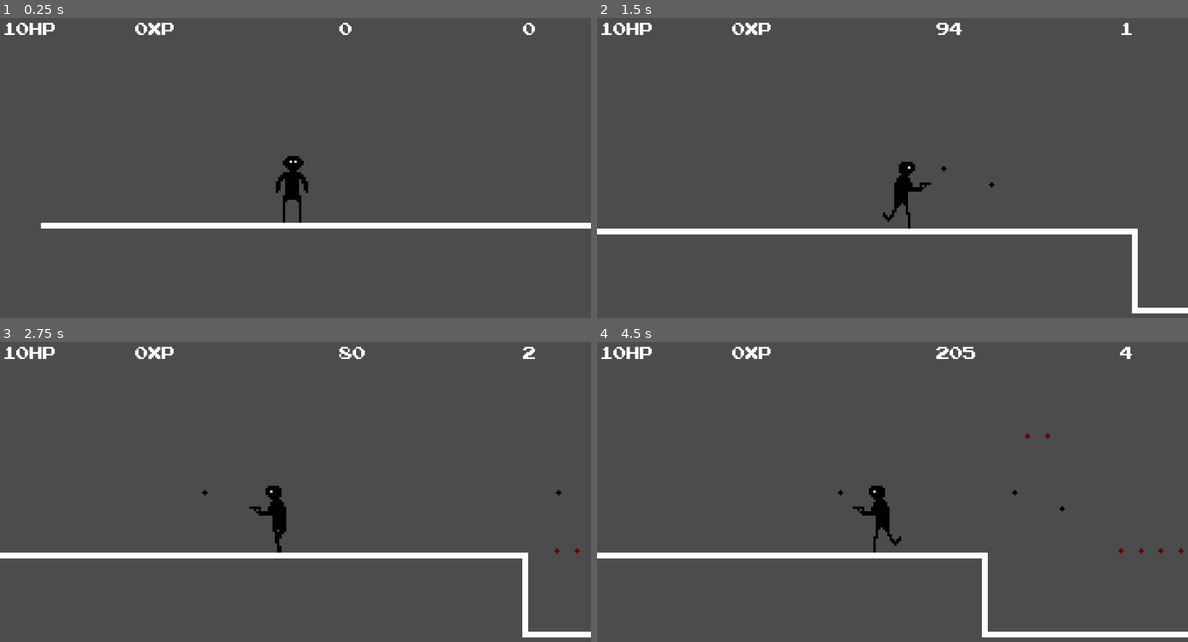
Above: before the commit, frames 1-4 (two rows, left to right).
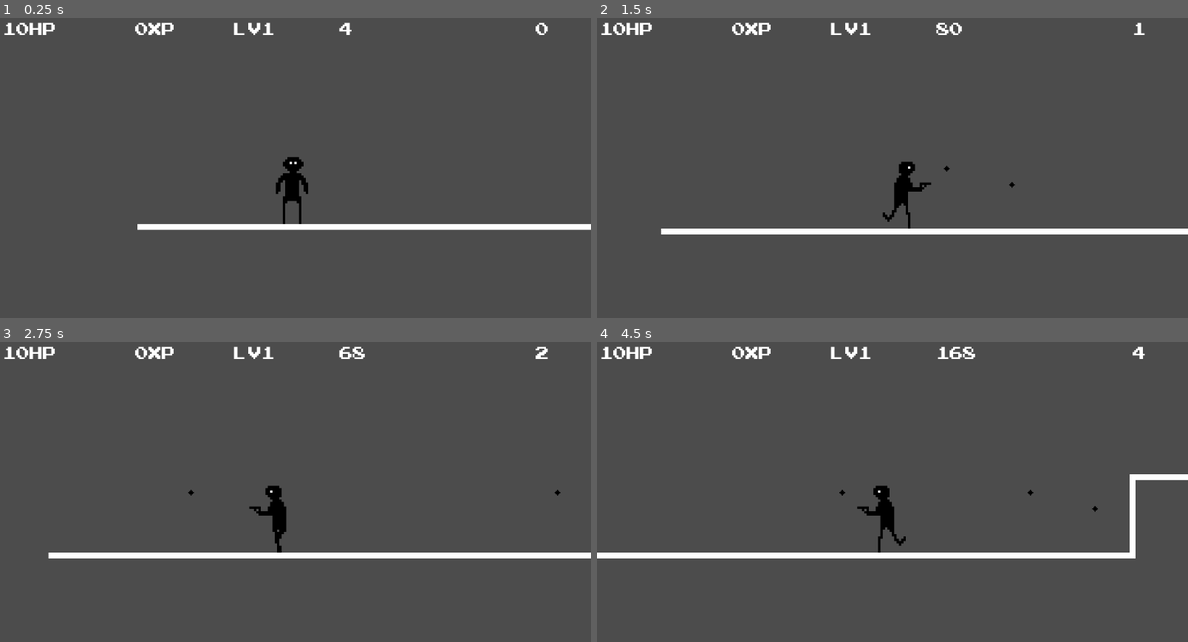
Above: after the commit, the same moments.

Repository: Denhonator/RandomPlatformer
Game: Godot game, scene res://2D.tscn
Two runs of this game, one before a commit and one after it. Both use one fixed random seed, a clock stepped at 60 frames per second and the inputs below.
Inputs:
- Up to frame 1 (0.25 s): no input
- Up to frame 2 (1.5 s): tap Enter at 0.5 s; hold Right (right) from 0.53 s (still down); tap X (attack) at 0.6, 1.35 s; tap Z (jump) at 0.77 s
- Up to frame 3 (2.75 s): tap Z (jump) at 1.52 s; release Right (right) at 2.03 s; hold Left (left) from 2.03 s (still down); tap X (attack) at 2.1 s
- Up to frame 4 (4.5 s): release Left (left) at 2.78 s; hold Right (right) 2.78-4.28 s; tap X (attack) at 2.85, 3.6, 4.35 s; tap Z (jump) at 3.02, 3.77 s; hold Left (left) from 4.28 s (still down)

The runs differ from the first frame. In frame 1, 1.4% of the frame differs, in the area x 6-100%, y 1-71%; in frame 2, 1.1%; in frame 3, 1.2%; in frame 4, 2.8%, in the area x 39-100%, y 1-99%.

Commit message:
Levels, improved enemies

Diff:
--- /dev/null
+++ b/2D.gd
@@ -0,0 +1,17 @@
+extends Node
+
+onready var player = get_node("Player/Body")
+onready var platform = get_node("Level/Platform")
+
+func _on_Area2D_body_entered(body):
+	if body.get_name()=="Body":
+		platform.level+=1
+		find_node("GUI").level.text = "LV"+String(platform.level)
+		player.position = Vector2(0,0)
+		player.projs = 0
+		platform.Reset()
+		for n in platform.get_parent().get_children():
+			if n!=platform:
+				n.queue_free()
+		for p in get_node("Projectiles").get_children():
+			p.queue_free()
--- a/2D.tscn
+++ b/2D.tscn
@@ -1,17 +1,19 @@
-[gd_scene load_steps=8 format=2]
-
-[ext_resource path="res://GUI.gd" type="Script" id=1]
-[ext_resource path="res://ARCADECLASSIC.TTF" type="DynamicFontData" id=2]
-[ext_resource path="res://PistolGuy.gd" type="Script" id=3]
-[ext_resource path="res://character.png" type="Texture" id=4]
-[ext_resource path="res://StaticBody2D.gd" type="Script" id=5]
+[gd_scene load_steps=11 format=2]
+
+[ext_resource path="res://2D.gd" type="Script" id=1]
+[ext_resource path="res://GUI.gd" type="Script" id=2]
+[ext_resource path="res://ARCADECLASSIC.TTF" type="DynamicFontData" id=3]
+[ext_resource path="res://PistolGuy.gd" type="Script" id=4]
+[ext_resource path="res://character.png" type="Texture" id=5]
+[ext_resource path="res://StaticBody2D.gd" type="Script" id=6]
+[ext_resource path="res://goal.png" type="Texture" id=7]
 
 [sub_resource type="DynamicFont" id=1]
 
 size = 42
 use_mipmaps = false
 use_filter = false
-font_data = ExtResource( 2 )
+font_data = ExtResource( 3 )
 _sections_unfolded = [ "Extra Spacing", "Font", "Settings" ]
 
 [sub_resource type="RectangleShape2D" id=2]
@@ -19,7 +21,14 @@
 custom_solver_bias = 0.0
 extents = Vector2( 8, 29 )
 
+[sub_resource type="RectangleShape2D" id=3]
+
+custom_solver_bias = 0.0
+extents = Vector2( 15.3591, 31.6588 )
+
 [node name="Main" type="Node" index="0"]
+
+script = ExtResource( 1 )
 
 [node name="GUI" type="CanvasLayer" parent="." index="0"]
 
@@ -74,7 +83,29 @@
 max_lines_visible = -1
 _sections_unfolded = [ "Rect", "custom_fonts" ]
 
-[node name="Distance" type="Label" parent="GUI" index="2"]
+[node name="Level" type="Label" parent="GUI" index="2"]
+
+anchor_left = 0.0
+anchor_top = 0.0
+anchor_right = 0.0
+anchor_bottom = 0.0
+margin_left = 407.0
+margin_right = 591.0
+margin_bottom = 44.0
+rect_pivot_offset = Vector2( 0, 0 )
+rect_clip_content = false
+mouse_filter = 2
+mouse_default_cursor_shape = 0
+size_flags_horizontal = 1
+size_flags_vertical = 4
+custom_fonts/font = SubResource( 1 )
+text = "LV1"
+percent_visible = 1.0
+lines_skipped = 0
+max_lines_visible = -1
+_sections_unfolded = [ "Rect", "custom_fonts" ]
+
+[node name="Distance" type="Label" parent="GUI" index="3"]
 
 anchor_left = 0.0
 anchor_top = 0.0
@@ -96,14 +127,14 @@
 max_lines_visible = -1
 _sections_unfolded = [ "Rect", "custom_fonts" ]
 
-[node name="Time" type="Label" parent="GUI" index="3"]
-
-anchor_left = 0.0
-anchor_top = 0.0
-anchor_right = 0.0
-anchor_bottom = 0.0
-margin_left = 906.0
-margin_right = 998.0
+[node name="Time" type="Label" parent="GUI" index="4"]
+
+anchor_left = 0.0
+anchor_top = 0.0
+anchor_right = 0.0
+anchor_bottom = 0.0
+margin_left = 928.0
+margin_right = 1020.0
 margin_bottom = 44.0
 rect_pivot_offset = Vector2( 0, 0 )
 rect_clip_content = false
@@ -120,20 +151,24 @@
 
 [node name="Player" type="Node2D" parent="." index="1"]
 
+position = Vector2( 4.90564, 231.695 )
+_sections_unfolded = [ "Transform" ]
+
+[node name="Body" type="KinematicBody2D" parent="Player" index="0"]
+
 editor/display_folded = true
-_sections_unfolded = [ "Transform" ]
-
-[node name="Body" type="KinematicBody2D" parent="Player" index="0"]
-
-editor/display_folded = true
-position = Vector2( 0, 228.021 )
 input_pickable = false
 collision_layer = 2
 collision_mask = 1
 collision/safe_margin = 0.08
-script = ExtResource( 3 )
+script = ExtResource( 4 )
 _sections_unfolded = [ "Collision", "Transform", "Visibility" ]
 AI = null
+maxSpeed = 40
+shotSpeed = 3.0
+damage = 1.0
+health = 10
+shotCooldown = 0.4
 
 [node name="CollisionShape2D" type="CollisionShape2D" parent="Player/Body" index="0"]
 
@@ -208,13 +243,11 @@
 
 [node name="Level" type="Node2D" parent="." index="2"]
 
-editor/display_folded = true
-position = Vector2( 130.453, 96.5083 )
+position = Vector2( -128.99, 263.293 )
+_sections_unfolded = [ "Transform" ]
 
 [node name="Platform" type="StaticBody2D" parent="Level" index="0"]
 
-editor/display_folded = true
-position = Vector2( -347.754, 161.955 )
 input_pickable = false
 collision_layer = 1
 collision_mask = 1
@@ -249,10 +282,35 @@
 
 [node name="VisibilityNotifier2D" type="VisibilityNotifier2D" parent="Level/Platform" index="2"]
 
-position = Vector2( 510.262, 3.08005 )
-rect = Rect2( -5, -5, 10, 10 )
+position = Vector2( 510.042, 3.12689 )
+rect = Rect2( -40, -40, 80, 80 )
+_sections_unfolded = [ "Transform" ]
+
+[node name="Area2D" type="Area2D" parent="Level/Platform/VisibilityNotifier2D" index="0"]
+
+editor/display_folded = true
+position = Vector2( -16.0009, -35.0255 )
+input_pickable = true
+gravity_vec = Vector2( 0, 1 )
+gravity = 98.0
+linear_damp = 0.1
+angular_damp = 1.0
+audio_bus_override = false
+audio_bus_name = "Master"
+_sections_unfolded = [ "Transform" ]
+
+[node name="CollisionShape2D" type="CollisionShape2D" parent="Level/Platform/VisibilityNotifier2D/Area2D" index="0"]
+
+shape = SubResource( 3 )
+_sections_unfolded = [ "Transform" ]
+
+[node name="Sprite" type="Sprite" parent="Level/Platform/VisibilityNotifier2D/Area2D" index="1"]
+
+texture = ExtResource( 7 )
 _sections_unfolded = [ "Transform" ]
 
 [node name="Projectiles" type="Node2D" parent="." index="3"]
 
 [connection signal="screen_entered" from="Level/Platform/VisibilityNotifier2D" to="Level/Platform" method="_on_VisibilityNotifier2D_screen_entered"]
+
+[connection signal="body_entered" from="Level/Platform/VisibilityNotifier2D/Area2D" to="." method="_on_Area2D_body_entered"]
--- a/Enemy.tscn
+++ b/Enemy.tscn
@@ -3,15 +3,13 @@
 [ext_resource path="res://PistolGuy.gd" type="Script" id=1]
 [ext_resource path="res://character.png" type="Texture" id=2]
 
-[sub_resource type="RectangleShape2D" id=3]
+[sub_resource type="RectangleShape2D" id=1]
 
 custom_solver_bias = 0.0
 extents = Vector2( 8, 29 )
 
 [node name="Enemy" type="KinematicBody2D"]
 
-editor/display_folded = true
-position = Vector2( 182.355, 131.231 )
 input_pickable = false
 collision_layer = 2
 collision_mask = 1
@@ -19,11 +17,17 @@
 script = ExtResource( 1 )
 _sections_unfolded = [ "Collision", "Pickable", "Transform" ]
 AI = true
+maxSpeed = 40
+shotSpeed = 3.0
+damage = 1.0
+health = 5
+shotCooldown = 1.5
 
 [node name="CollisionShape2D" type="CollisionShape2D" parent="." index="0"]
 
-position = Vector2( 0, 3 )
-shape = SubResource( 3 )
+position = Vector2( 0, 10 )
+scale = Vector2( 1, 0.76 )
+shape = SubResource( 1 )
 _sections_unfolded = [ "Transform" ]
 
 [node name="Sprite" type="Sprite" parent="." index="1"]
@@ -31,11 +35,10 @@
 scale = Vector2( 2, 2 )
 texture = ExtResource( 2 )
 hframes = 7
+frame = 6
 _sections_unfolded = [ "Animation", "Offset", "Transform" ]
 
 [node name="Rays" type="Node2D" parent="." index="2"]
-
-editor/display_folded = true
 
 [node name="leftGround" type="RayCast2D" parent="Rays" index="0"]
 
@@ -61,7 +64,39 @@
 cast_to = Vector2( -10, 0 )
 collision_mask = 1
 
-[node name="rightWall" type="RayCast2D" parent="Rays" index="3"]
+[node name="leftUp" type="RayCast2D" parent="Rays" index="3"]
+
+position = Vector2( -33.6767, -35.885 )
+enabled = false
+exclude_parent = true
+cast_to = Vector2( -50, -50 )
+collision_mask = 3
+
+[node name="leftDown" type="RayCast2D" parent="Rays" index="4"]
+
+position = Vector2( -38.9196, 30.7414 )
+enabled = false
+exclude_parent = true
+cast_to = Vector2( -50, 50 )
+collision_mask = 3
+
+[node name="rightDown" type="RayCast2D" parent="Rays" index="5"]
+
+position = Vector2( 40.6117, 31.2397 )
+enabled = false
+exclude_parent = true
+cast_to = Vector2( 50, 50 )
+collision_mask = 3
+
+[node name="rightUp" type="RayCast2D" parent="Rays" index="6"]
+
+position = Vector2( 34.7809, -35.517 )
+enabled = false
+exclude_parent = false
+cast_to = Vector2( 50, -50 )
+collision_mask = 3
+
+[node name="rightWall" type="RayCast2D" parent="Rays" index="7"]
 
 position = Vector2( 16.7464, 19.5067 )
 enabled = false
--- a/GUI.gd
+++ b/GUI.gd
@@ -1,7 +1,12 @@
 extends CanvasLayer
 
 var timer = 0
+onready var HP = find_node("HP")
+onready var XP = find_node("XP")
+onready var level = find_node("Level")
+onready var distance = find_node("Distance")
+onready var time = find_node("Time")
 
 func _process(delta):
 	timer+=delta
-	get_child(3).text=String(timer).pad_decimals(0)
+	time.text=String(timer).pad_decimals(0)
--- a/PistolGuy.gd
+++ b/PistolGuy.gd
@@ -3,18 +3,12 @@
 var vel =			Vector2(0,0)
 var maxms =			2
 var ms =			2
-var maxSpeed =		50
 var acc =			10
 var jumpSpeed =		-150
 var maxJumpReserve = 170
 var aniCounter =	0
 var aniSpeed =		1.3
-var shotSpeed =		3
-var shotSize =		1
-var damage =		1
-var health =		10
 var shotAni =		0
-var shotCooldown =	0.3
 var shootDir =		0
 var airCounter =	0
 var xp =			0
@@ -22,6 +16,8 @@
 var stunDur =		0.5
 var iframeDur =		1
 var hitCounter =	5
+var maxProj =		5
+var projs =			0
 var jumpReserve
 var sprite
 var projectileParent
@@ -32,8 +28,14 @@
 var rays = {}
 var col
 var gui
+var aiReaction = 4
 
 export(bool) var AI
+export(int) var maxSpeed
+export(float) var shotSpeed
+export(float) var damage
+export(int) var health
+export(float) var shotCooldown
 
 enum Ani{
 	IDLE = 0
@@ -63,24 +65,46 @@
 		modulate = Color(0.4,0,0)
 		for r in find_node("Rays").get_children():
 			rays[r.get_name()]=r
+			rays[r.get_name()].enabled = r.get_name().substr(0,4)=="left"
 		action["attack"] = true
-		action["right"] = true
-		rays["rightGround"].enabled = true
-		rays["rightWall"].enabled = true
+		action["left"] = true
 	else:
 		gui = get_node("/root/Main/GUI")
+
+func Randomize(power, count):
+	xpReward = power
+	if count%2==1 and randi()%10>2:
+		maxSpeed = 0
+	else:
+		maxSpeed += randi()%11-5
+	for i in range(power):
+		var r = randi()%4
+		if r==0:
+			shotSpeed+=2
+		elif r==1:
+			damage+=1
+		elif r==2:
+			health+=2
+		elif r==3:
+			shotCooldown=max(0.1,shotCooldown-0.1)
 
 func GetInput():
 	if not AI:
 		for key in action.keys():
 			action[key] = Input.is_action_pressed(key)
-	else:
+	elif not aiReaction:
+		aiReaction = 4
 		var ac = "right" if action["right"] else "left"
-		if (action[ac] and not rays[ac+"Ground"].is_colliding() or rays[ac+"Wall"].is_colliding()):
-			action["right"] = !action["right"]
-			action["left"] = !action["left"]
-			for key in rays.keys():
-				rays[key].enabled = !rays[key].enabled
+		action["up"] = rays[ac+"Up"].is_colliding() and rays[ac+"Up"].get_collider().get_name()=="Body"
+		action["down"] = rays[ac+"Down"].is_colliding() and rays[ac+"Down"].get_collider().get_name()=="Body"
+		if maxSpeed:
+			if (action[ac] and not rays[ac+"Ground"].is_colliding() or rays[ac+"Wall"].is_colliding()):
+				action["right"] = !action["right"]
+				action["left"] = !action["left"]
+				for key in rays.keys():
+					rays[key].enabled = !rays[key].enabled
+	else:
+		aiReaction-=1
 
 func _process(delta):
 	if hitCounter < 10:
@@ -105,12 +129,12 @@
 		else:
 			shootDir = 0
 
-	if shootDir == 1 and col.shape.extents.y==29:
-		col.move_local_y(6)
-		col.shape.extents.y = 23
-	elif shootDir < 1 and col.shape.extents.y==23:
-		col.move_local_y(-6)
-		col.shape.extents.y = 29
+	if sprite.frame==Ani.DOWN or sprite.frame==Ani.DUCK:
+		col.position.y = 10
+		col.scale.y = 0.76
+	else:
+		col.position.y = 3
+		col.scale.y = 1
 
 	if shootDir and is_on_floor():
 		ms = 0
@@ -128,7 +152,7 @@
 		jumpReserve = maxJumpReserve
 
 	if not is_on_floor():
-		vel.y = min(vel.y+10, 4*maxSpeed)
+		vel.y = min(vel.y+10, 4*50)
 		airCounter+=delta
 		if airCounter>5:
 			queue_free()
@@ -138,54 +162,66 @@
 	move_and_slide(Vector2(vel.x*ms,vel.y),Vector2(0,-1))
 
 	if gui:
-		gui.get_child(2).text = String(global_position.x).pad_decimals(0)
+		gui.distance.text = String(global_position.x).pad_decimals(0)
 
 	if shotCounter < shotCooldown:
 		shotCounter+=delta
 	elif action["attack"]:
 		Shoot()
 
-	RunAni(vel.x,delta)
+	var lookdir = 0
+	if action["left"]:
+		lookdir = -1
+	elif action["right"]:
+		lookdir = 1
+	RunAni(lookdir,delta)
 
 func Shoot():
+	if projs>=maxProj:
+		return
 	shotCounter = 0
 	shotAni = 0.6
 	var shot = projectile.instance()
-	shot.vel.x = maxSpeed*(shotSpeed+0.1)/shotSize
+	shot.vel.x = 50*(shotSpeed+0.1)/damage/damage
 	if shootDir:
 		shot.vel.x/=2
 		shot.vel.y = abs(shot.vel.x)*shootDir
 	if sprite.flip_h:
 		shot.vel.x = -shot.vel.x
-	shot.scale*=shotSize
+	shot.scale *= damage
 	shot.damage = damage
 	shot.AI = AI
-	shot.shooter = self
+	shot.shooter = weakref(self)
 	if AI:
 		shot.modulate = Color(0.4,0,0)
 	var pos = shotSpawn[4+shootDir].global_position if sprite.flip_h else shotSpawn[1+shootDir].global_position
-	shot.global_position = pos - Vector2(shotSize,0) if sprite.flip_h else pos + Vector2(shotSize,0)
+	shot.global_position = pos - Vector2(damage,0) if sprite.flip_h else pos + Vector2(damage,0)
 	projectileParent.add_child(shot)
+	projs+=1
 
 func GetHit(proj):
 	if hitCounter>iframeDur:
 		health-=proj.damage
 		if not AI:
-			gui.get_child(0).text = String(health).pad_decimals(0)+"HP"
+			gui.HP.text = String(health).pad_decimals(0)+"HP"
 			hitCounter = 0
 			vel.y = jumpSpeed
 			var d = global_position.x-proj.global_position.x
 			vel.x = (d/abs(d))*maxms*10
 		if health<=0:
-			proj.shooter.xp+=xpReward
-			if proj.shooter.gui:
-				proj.shooter.gui.get_child(1).text = String(proj.shooter.xp).pad_decimals(0)+"XP"
+			var ref = proj.shooter.get_ref()
+			if ref:
+				ref.xp+=xpReward
+				if ref.gui:
+					ref.gui.XP.text = String(ref.xp).pad_decimals(0)+"XP"
 			queue_free()
 
 func RunAni(x, delta):
 	shotAni = max(0,shotAni-delta)
 	if x:
 		sprite.flip_h = x<0
+	if not maxSpeed:
+		x = 0
 	if shootDir == -1:
 		if shotAni or x:
 			sprite.frame = Ani.UP
--- a/Projectile.gd
+++ b/Projectile.gd
@@ -3,19 +3,21 @@
 var area
 var vel = Vector2(0,0)
 var damage = 0
-var life = 3
+var life = 0.5
 var AI = false
 var onScreen = false
 var shooter = null
 
 func _ready():
-	area = find_node("Area")
+	area = get_child(0)
 
 func _process(delta):
 	area.translate(vel*delta)
 	if not onScreen:
 		life-=delta
 		if life<=0:
+			if shooter.get_ref():
+				shooter.get_ref().projs-=1
 			queue_free()
 
 func _on_area_entered(area):
@@ -27,6 +29,8 @@
 			body.GetHit(self)
 		else:
 			return
+	if shooter.get_ref():
+		shooter.get_ref().projs-=1
 	queue_free()
 
 func _on_VisibilityNotifier2D_screen_exited():
--- a/StaticBody2D.gd
+++ b/StaticBody2D.gd
@@ -2,10 +2,14 @@
 
 var col
 var vis
-var dir = 0
+var original
+var dir = 20
 var length = 150
+var goal = 4000
 var noti
 var enemy
+var level = 1
+var ecount = 0
 
 func _ready():
 	col = find_node("CollisionPolygon2D")
@@ -13,15 +17,23 @@
 	noti = find_node("VisibilityNotifier2D")
 	enemy = preload("res://Enemy.tscn")
 	col.polygon = vis.polygon
+	original = vis.polygon
 	seed(OS.get_system_time_secs())
+
+func Reset():
+	col.polygon = original
+	vis.polygon = original
+	noti.position = original[1]
 
 func ContinuePlatform(i):
 	var index = vis.polygon.size()/2
 	var prev = vis.polygon[index-1]
+	if prev.x>=goal:
+		return
 	var pol = vis.polygon
-	dir = rand_range(30,70)
+	dir = rand_range(20,70) * dir/abs(dir)
 	length = rand_range(150,300)
-	if randi()%101>15:
+	if randi()%100>20:
 		dir = -dir
 
 	if dir<0:
@@ -37,19 +49,30 @@
 		pol.insert(index+2,Vector2(prev.x+length,prev.y+dir+5))
 		pol.insert(index+3,Vector2(prev.x,prev.y+dir+5))
 
+	noti.position = pol[index+1]
+
 	if pol.size()>80:
 		pol.remove(pol.size()-1)
 		pol.remove(0)
 		pol.remove(pol.size()-1)
 		pol.remove(0)
 
-	noti.position = pol[index+2]
-	if i%2==0:
-		var e = enemy.instance()
-		e.global_position = noti.global_position + Vector2(0,-200)
-		get_parent().add_child(e)
+	if i%2==1:
+		SpawnEnemy(prev.x>goal)
+	if randi()%20>16-level:
+		SpawnEnemy(false)
+
 	vis.polygon = pol
 	col.polygon = pol
+
+func SpawnEnemy(boss):
+	var e = enemy.instance()
+	e.Randomize(level, ecount)
+	if boss:
+		e.Randomize(level, ecount)
+	e.position = noti.position + Vector2(-20,-50)
+	get_parent().add_child(e)
+	ecount+=1
 
 func _on_VisibilityNotifier2D_screen_entered():
 	for i in range(10):
Not shown: 3 places in 2D.tscn that only renumber resources
Binary file added: goal.png
Not shown, added: goal.png.import
